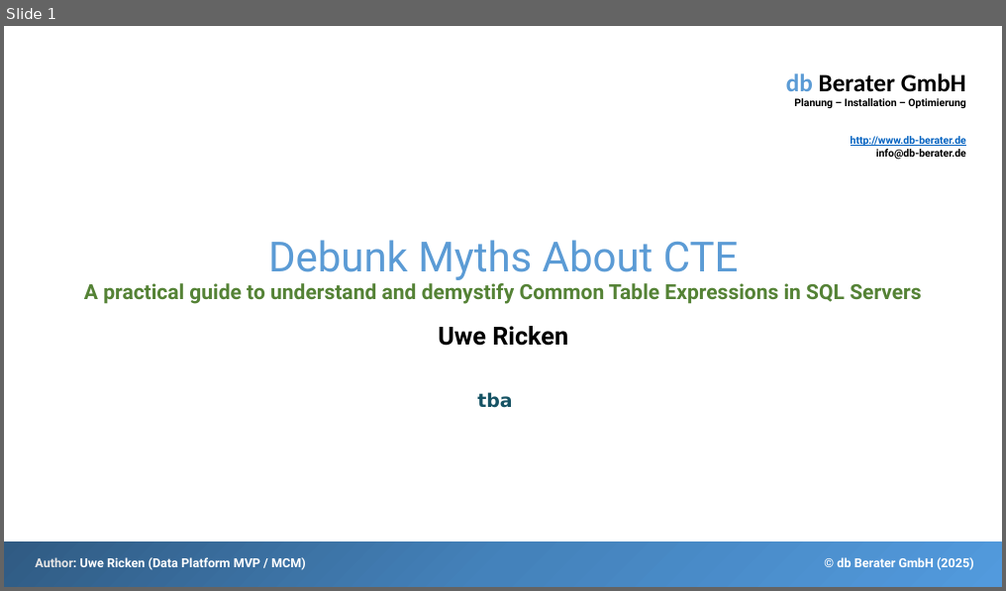
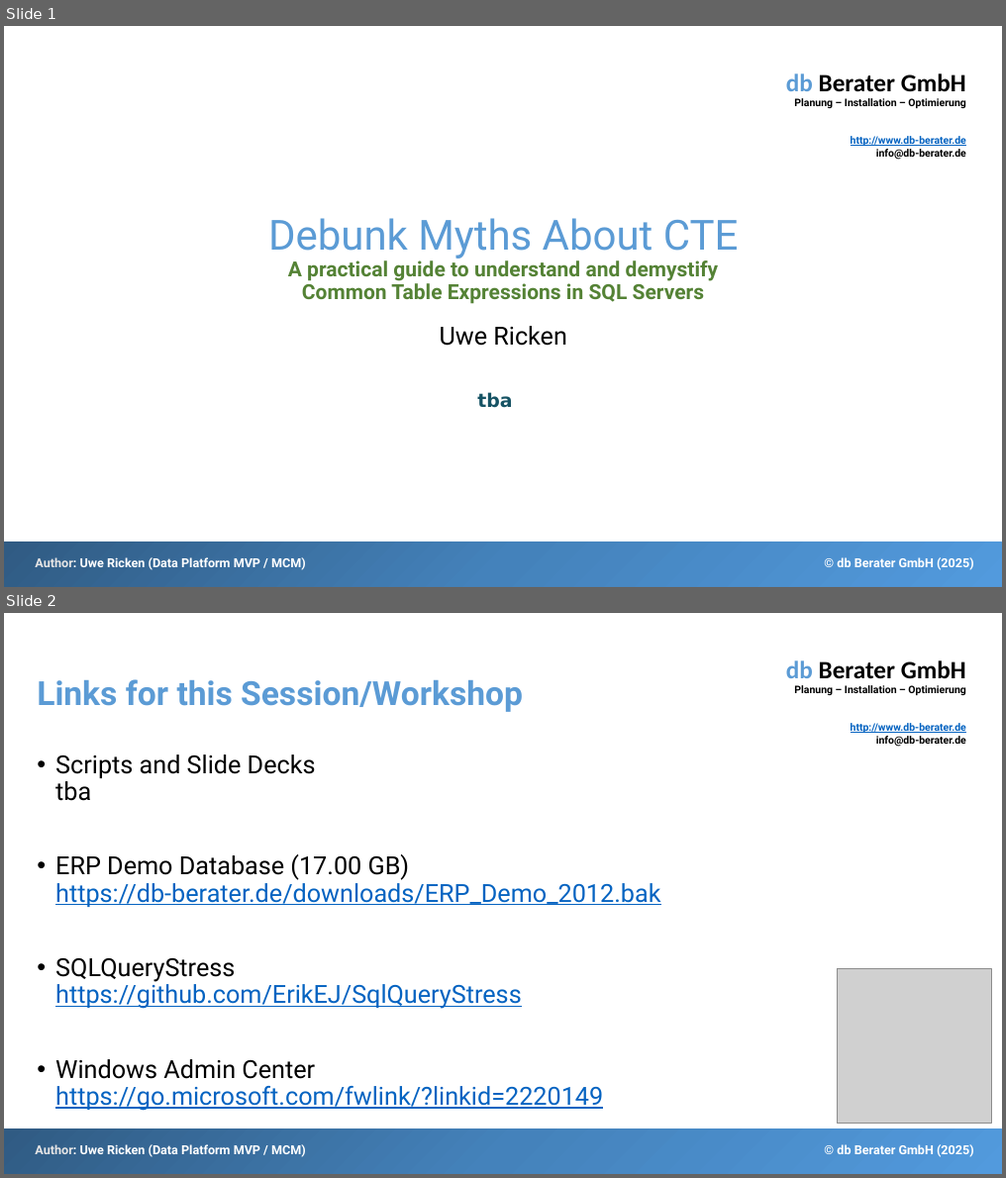
Before and after one commit to db-berater/Debunk-Myths-about-CTE, a slide deck: 01 - Documents and Preparation/Debunk Myths About CTE.pptx. Shown one above the other, each under a label of ours: slide 1 before the commit, slides 1 and 2 after it. The pictures are 1006x591 and 1006x1178 pixels, drawn with LibreOffice and Linux fonts; fonts in the diff are those of the drawing; grey boxes stand for pictures. Boxes give left, top, right and bottom in pixels: in the first picture for what was removed or moved away, otherwise in the second. Text is boxed around its words. In the diff, an @@ line names an element or a change of style, - is before the commit and + after.

```diff
--- a/01 - Documents and Preparation/Debunk Myths About CTE.pptx
+++ b/01 - Documents and Preparation/Debunk Myths About CTE.pptx
@@ slide 2 added at bbox=[4, 613, 1002, 1174], background #FFFFFF; not listed: 4 template elements that a slide beside it also shows @@
@@ title added at bbox=[37, 679, 523, 712], 32 pt, text #5B9BD5, bold @@
+Links for this Session/Workshop
@@ text added at bbox=[55, 755, 660, 1111], 24 pt, text #0563C1, underline @@
+• Scripts and Slide Decks
+  tba
+• ERP Demo Database (17.00 GB)
+  https://db-berater.de/downloads/ERP_Demo_2012.bak
+• SQLQueryStress
+  https://github.com/ErikEJ/SqlQueryStress
+• Windows Admin Center
+  https://go.microsoft.com/fwlink/?linkid=2220149
@@ picture added at bbox=[838, 968, 992, 1124] @@
@@ slide 1 changed as well @@
@@ title "Debunk Myths About CTE A ..." rewrapped from bbox=[84, 240, 921, 304] to bbox=[268, 218, 739, 304] @@
@@ subtitle "Uwe Ricken" at bbox=[440, 326, 567, 346]: bold off @@
```
Also in this commit, not shown: 1 other slide changed, 22 other slides added, 16 other files.
